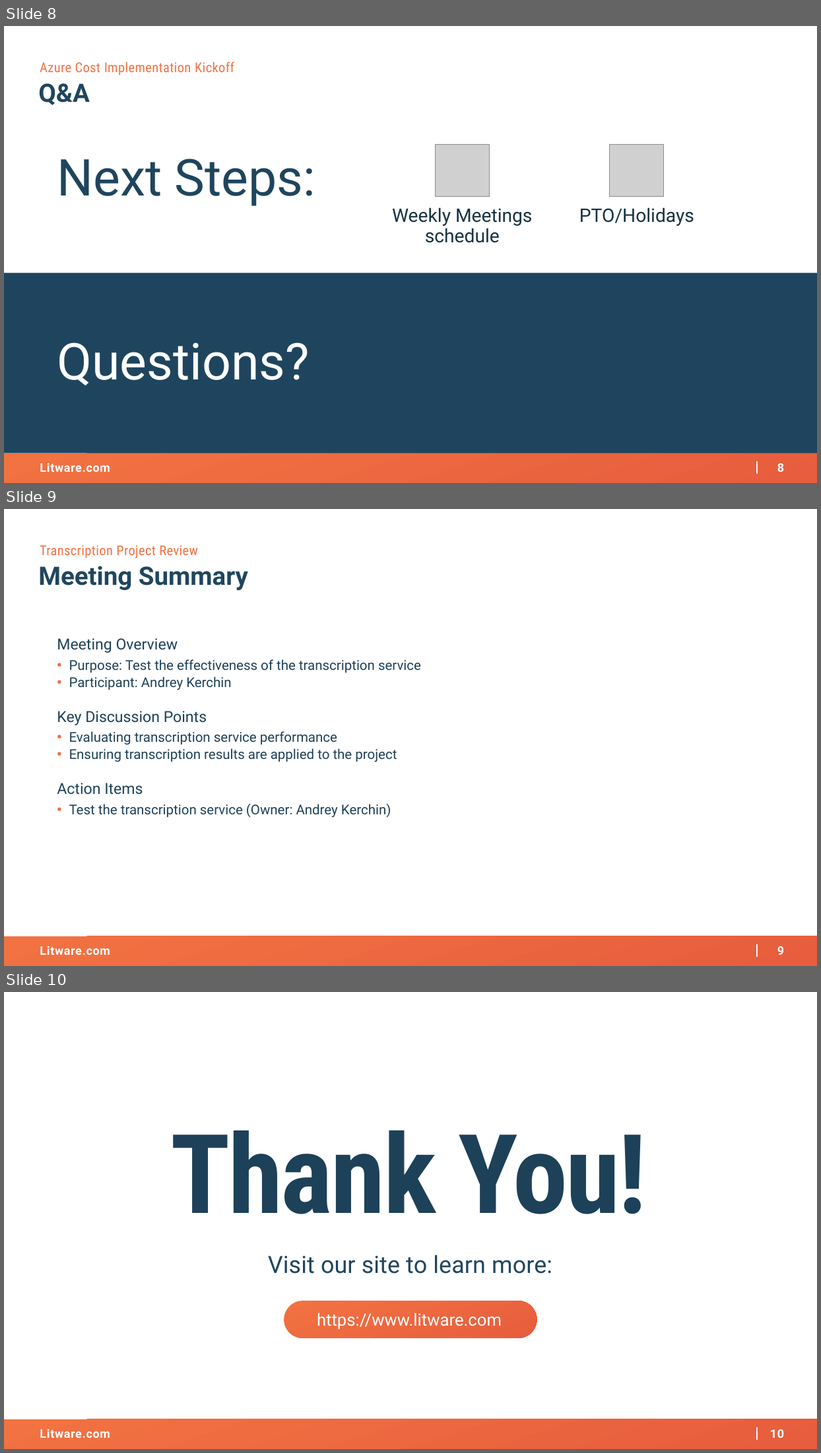
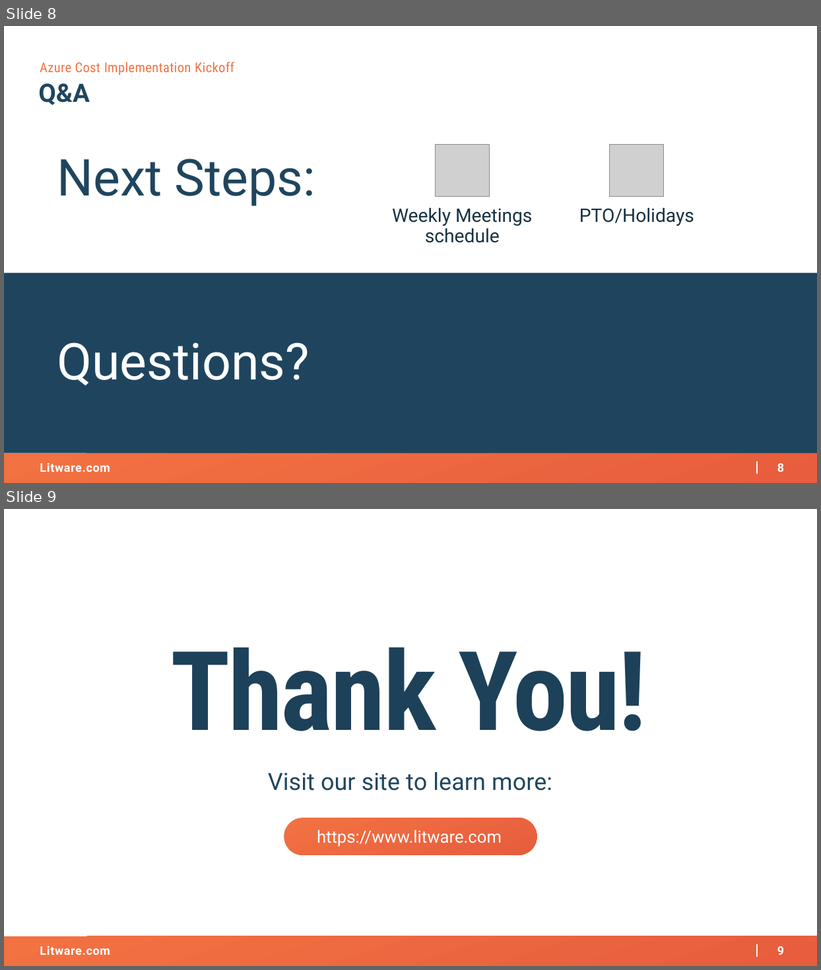
Before and after one commit to AKercha1/justtemporary, a slide deck: someproject/artifacts/kickoff-deck.pptx. Shown one above the other, each under a label of ours: slides 8, 9 and 10 before the commit, slides 8 and 9 after it. The pictures are 821x1453 and 821x970 pixels, drawn with LibreOffice and Linux fonts; fonts in the diff are those of the drawing; grey boxes stand for pictures; background and template pictures are left out. Boxes give left, top, right and bottom in pixels: in the first picture for what was removed or moved away, otherwise in the second. Text is boxed around its words. In the diff, an @@ line names an element or a change of style, - is before the commit and + after.

Commit message:
[someproject] Update artifacts/kickoff-deck.pptx

```diff
--- a/someproject/artifacts/kickoff-deck.pptx
+++ b/someproject/artifacts/kickoff-deck.pptx
@@ slide 9 removed at (4,509,817,966), background #FFFFFF; not listed: 4 template elements that a slide beside it also shows @@
@@ text removed at (40,545,198,559) @@
-Transcription Project Review
@@ text removed at (38,566,248,590) @@
-Meeting Summary
@@ text removed at (57,638,421,818) @@
-Meeting Overview
-• Purpose: Test the effectiveness of the transcription service
-• Participant: Andrey Kerchin
-Key Discussion Points
-• Evaluating transcription service performance
-• Ensuring transcription results are applied to the project
-Action Items
-• Test the transcription service (Owner: Andrey Kerchin)
@@ what was slide 10 is now slide 9 @@
@@ page number at (778,947,784,955): text changed @@
-10
+9
```
